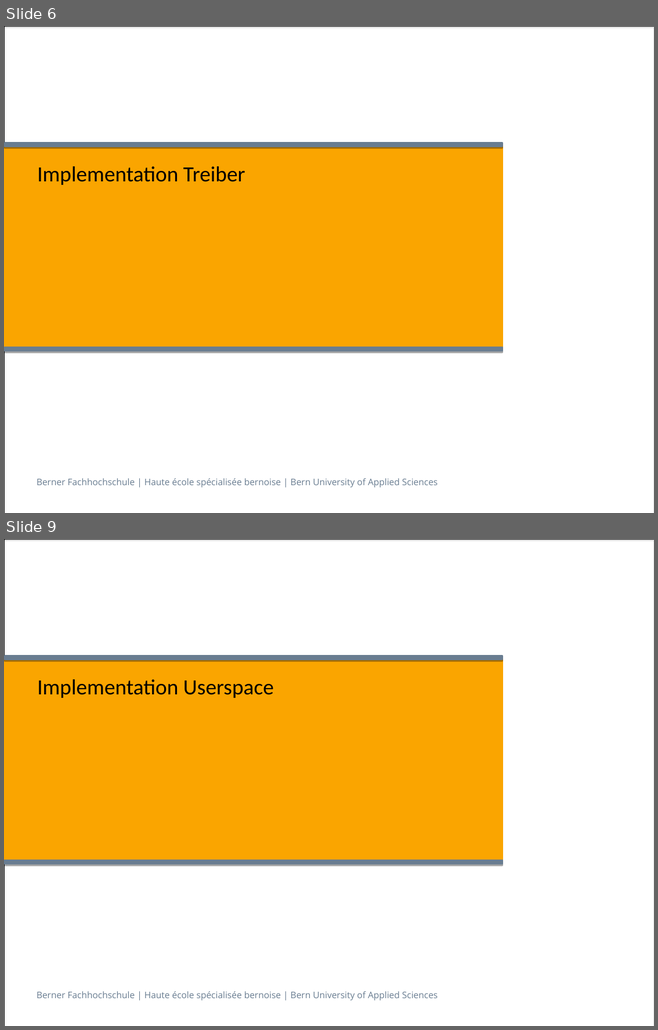
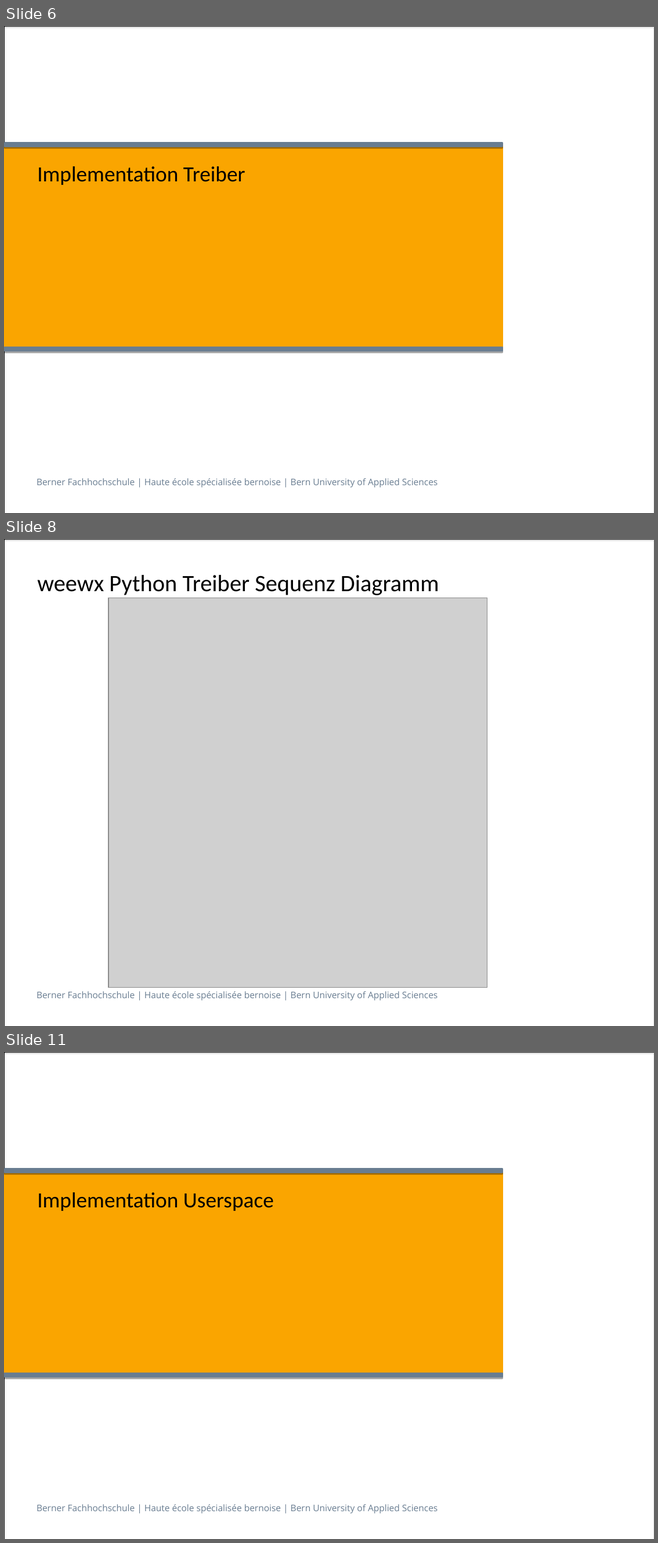
Before and after one commit to Overunity77/KlimaLogg, a slide deck: praesentation/Integrationsprojekt_danir1_suhnu1_chrib1.odp. Shown one above the other, each under a label of ours: slides 6 and 9 before the commit, slides 6, 8 and 11 after it; the slides between them are not shown. The pictures are 658x1030 and 658x1543 pixels, drawn with LibreOffice and Linux fonts; fonts in the diff are those of the drawing; grey boxes stand for pictures. Boxes give left, top, right and bottom in pixels: in the first picture for what was removed or moved away, otherwise in the second. Text is boxed around its words. In the diff, an @@ line names an element or a change of style, - is before the commit and + after.

```diff
--- a/praesentation/Integrationsprojekt_danir1_suhnu1_chrib1.odp
+++ b/praesentation/Integrationsprojekt_danir1_suhnu1_chrib1.odp
@@ slide 8 added at bbox=[4, 539, 654, 1026], background #FFFFFF; not listed: 2 template elements that a slide beside it also shows @@
@@ title added at bbox=[37, 575, 439, 595], 26 pt, text #000000 @@
+weewx Python Treiber Sequenz Diagramm
@@ picture added at bbox=[108, 598, 487, 987] @@
@@ what was slide 9 is now slide 11 @@
```
Also in this commit, not shown: 7 other slides added, 3 slides removed, 2 other files.
